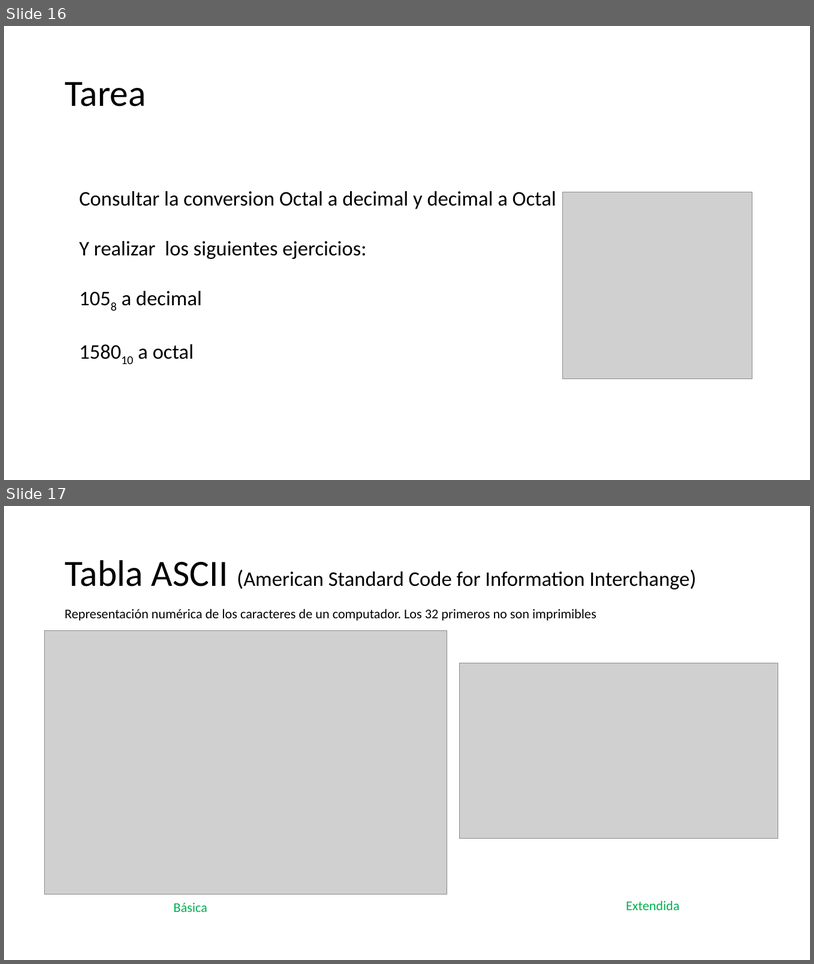
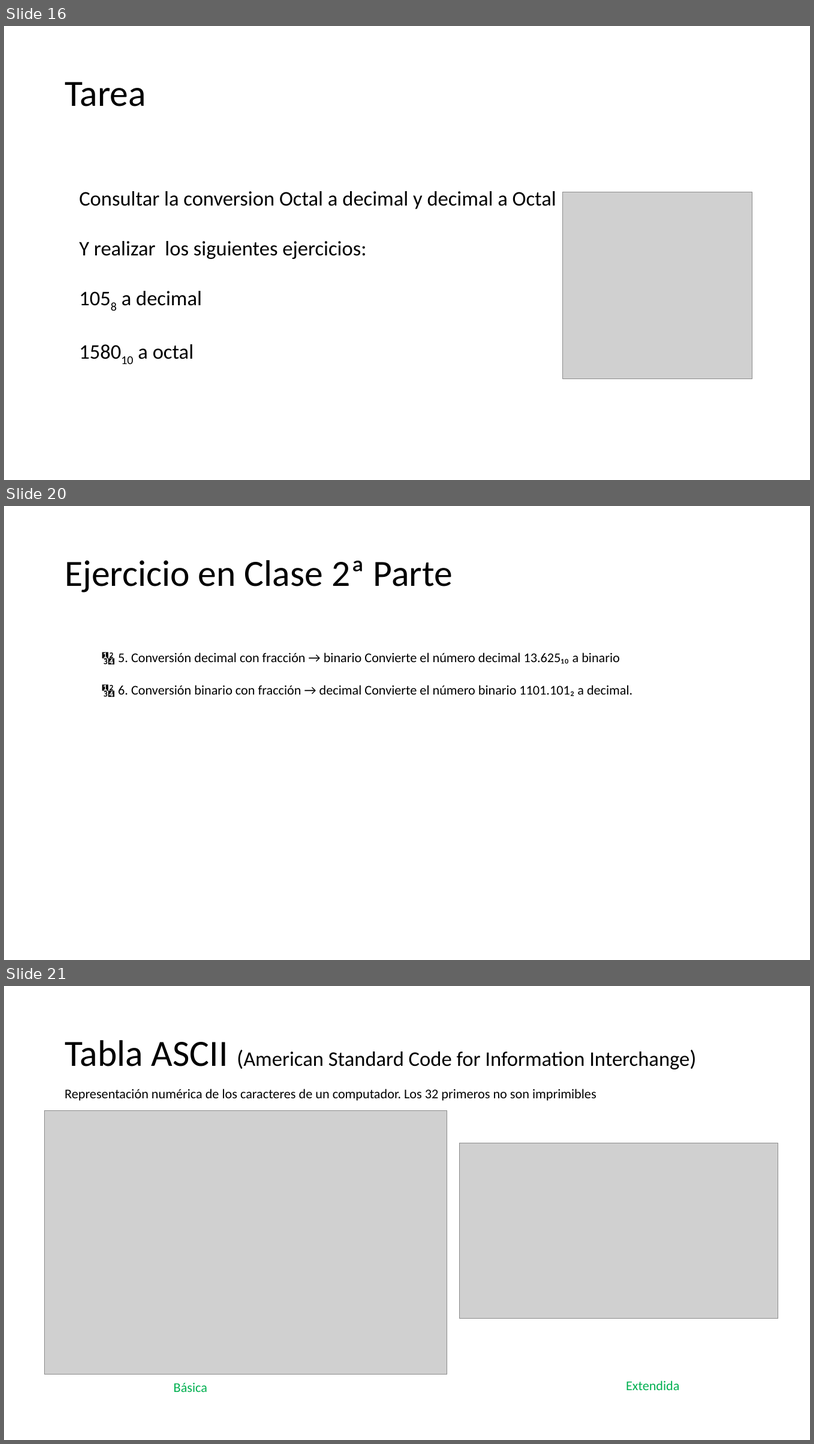
Before and after one commit to CesarLopez-Profe/Fundamentos_Programacion, a slide deck: Slides/2_Representacion&Conversiones.pptx. Shown one above the other, each under a label of ours: slides 16 and 17 before the commit, slides 16, 20 and 21 after it; the slides between them are not shown. The pictures are 814x964 and 814x1444 pixels, drawn with LibreOffice and Linux fonts; fonts in the diff are those of the drawing; grey boxes stand for pictures; background and template pictures are left out. Boxes give left, top, right and bottom in pixels: in the first picture for what was removed or moved away, otherwise in the second. Text is boxed around its words. In the diff, an @@ line names an element or a change of style, - is before the commit and + after.

```diff
--- a/Slides/2_Representacion&Conversiones.pptx
+++ b/Slides/2_Representacion&Conversiones.pptx
@@ slide 20 added at (x1=4, y1=506, x2=810, y2=960), background picture (left out) @@
@@ title added at (x1=65, y1=560, x2=453, y2=592), 49.9 pt, text #000000 @@
+Ejercicio en Clase 2ª Parte
@@ text added at (x1=118, y1=652, x2=633, y2=696), 18 pt, text #000000 @@
+🔢 5. Conversión decimal con fracción → binario Convierte el número decimal 13.625₁₀ a binario
+🔢 6. Conversión binario con fracción → decimal Convierte el número binario 1101.101₂ a decimal.
@@ what was slide 17 is now slide 21 @@
```
Also in this commit, not shown: 3 other slides added, 2 other files.
